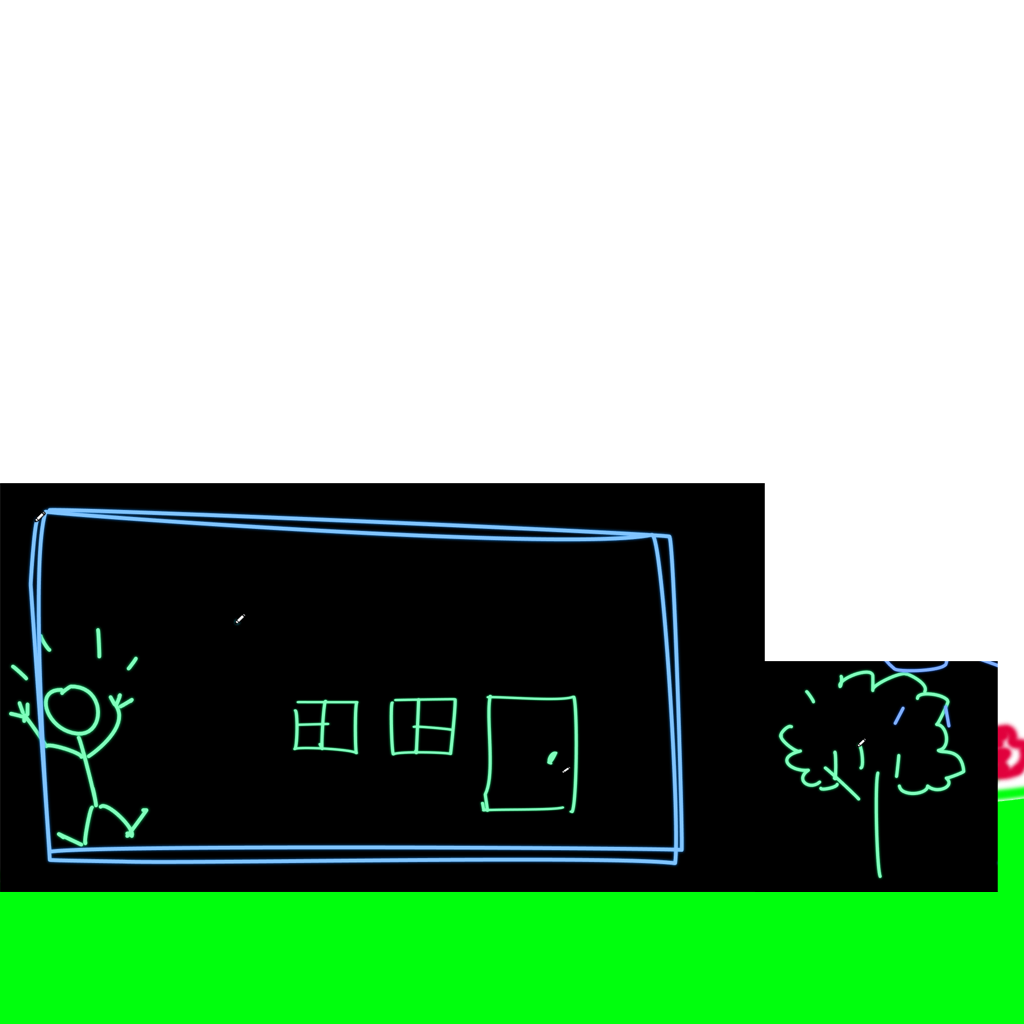
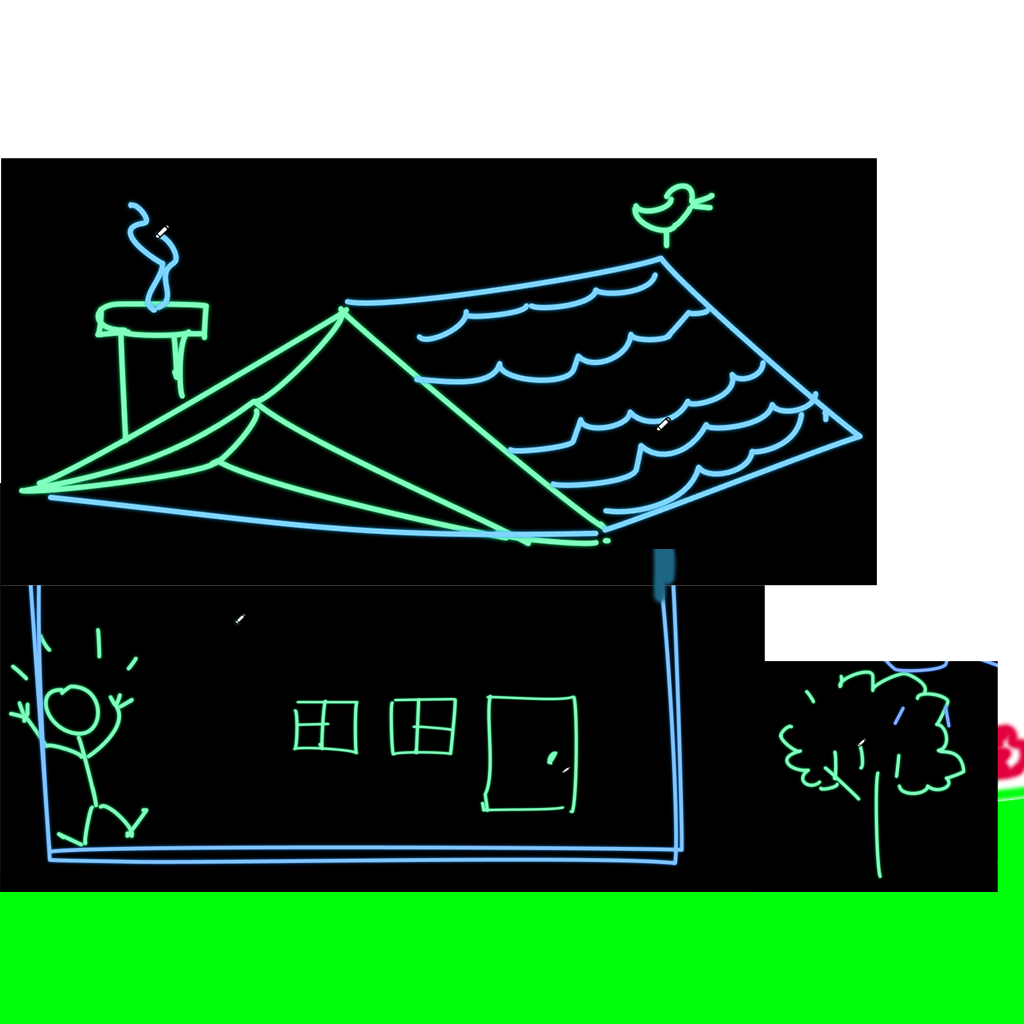
Before/after of a 1024px x 1024px layered artwork. What changed in the layer stack:
renamed "Слой 3" to "Roof", painted on it over [1, 158, 877, 607]
removed layer "Слой 2" over [1, 483, 877, 607]
removed layer "Слой 0" over [1, 158, 877, 607]
